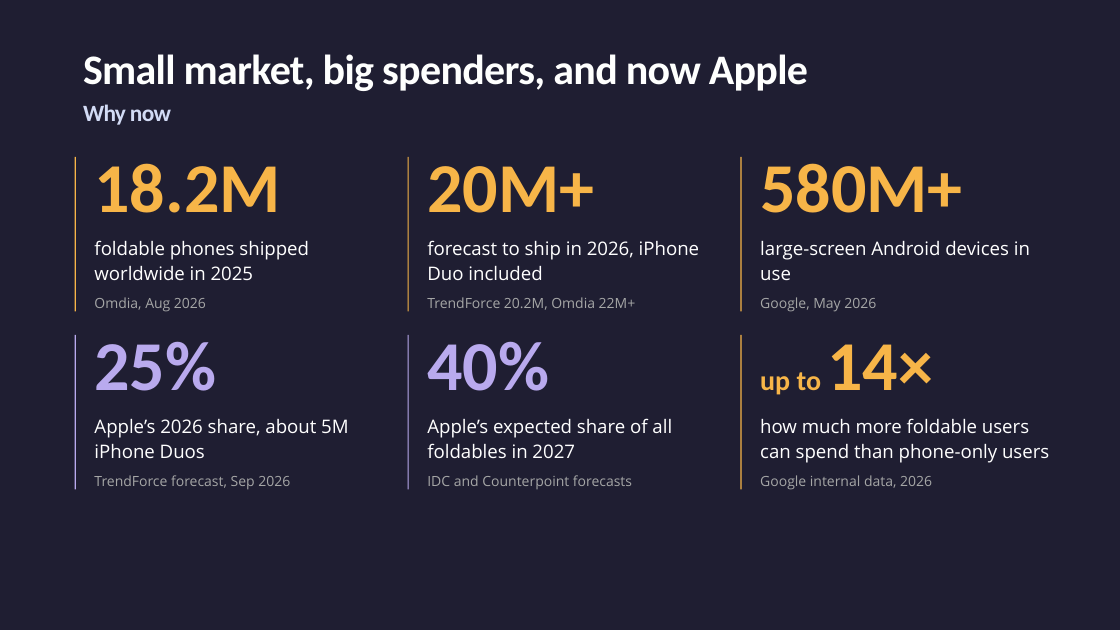
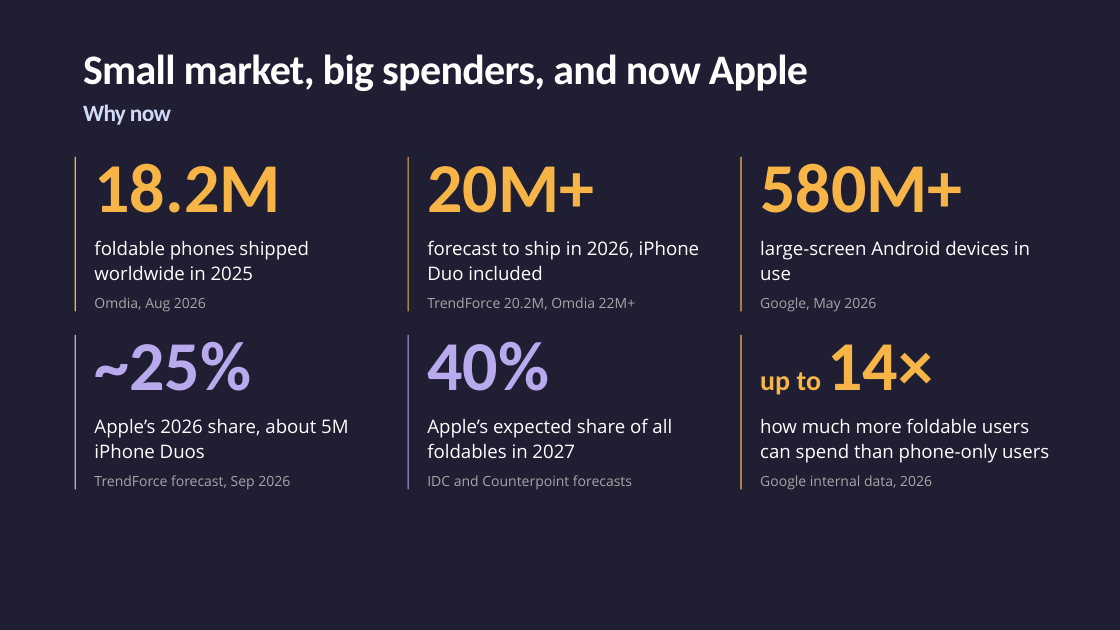
Before and after one commit to jsuarezruiz/dotnetconf2026-avalonia-foldables, a slide deck: slide 5 of Building Dual-Screen Experiences with Avalonia.pptx. Drawn at 1120x630 pixels with LibreOffice and Linux fonts; fonts in the diff are those of the drawing. Boxes give left, top, right and bottom in pixels: in the first picture for what was removed or moved away, otherwise in the second. Text is boxed around its words. In the diff, an @@ line names an element or a change of style, - is before the commit and + after.

```diff
--- a/Building Dual-Screen Experiences with Avalonia.pptx
+++ b/Building Dual-Screen Experiences with Avalonia.pptx
@@ text at <box>94,341,251,391</box>: text changed @@
-25%
+~25%
```
Also in this commit, not shown: 8 other slides changed, 2 other files.
